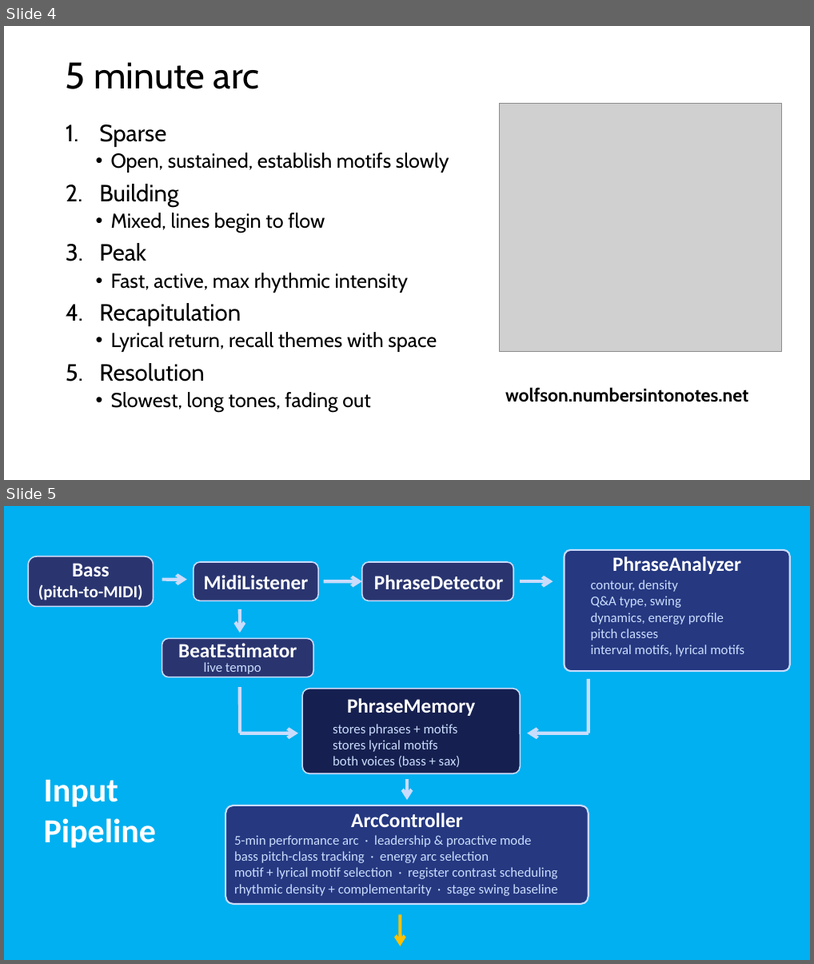
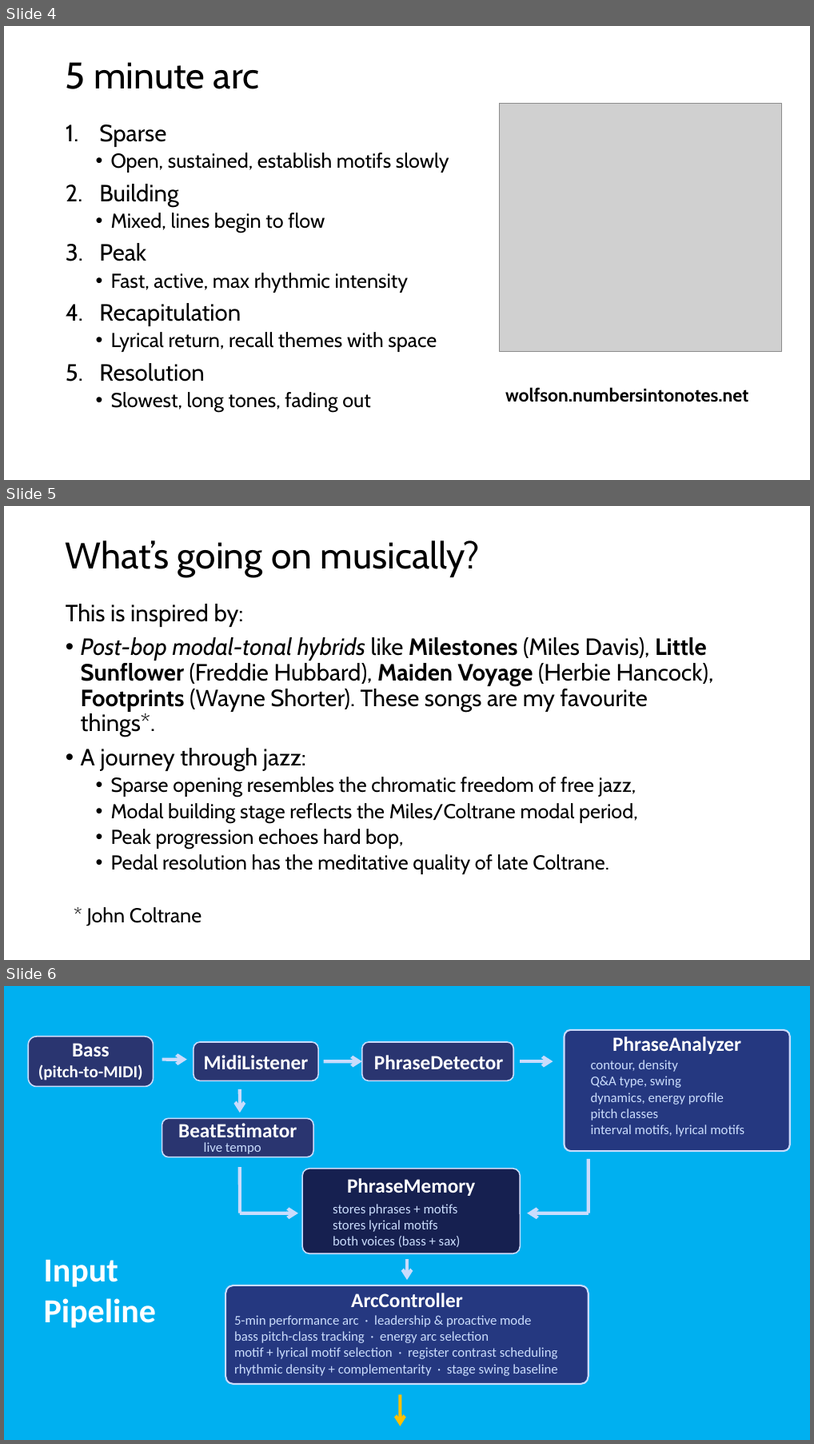
Before and after one commit to davidderoure/wolfson, a slide deck: docs/wolfson.pptx. Shown one above the other, each under a label of ours: slides 4 and 5 before the commit, slides 4, 5 and 6 after it. The pictures are 814x964 and 814x1444 pixels, drawn with LibreOffice and Linux fonts; fonts in the diff are those of the drawing; grey boxes stand for pictures. Boxes give left, top, right and bottom in pixels: in the first picture for what was removed or moved away, otherwise in the second. Text is boxed around its words. In the diff, an @@ line names an element or a change of style, - is before the commit and + after.

```diff
--- a/docs/wolfson.pptx
+++ b/docs/wolfson.pptx
@@ slide 5 added at (4,506,810,960), background #FFFFFF @@
@@ title added at (66,540,481,577), 44 pt, text #000000 @@
+What’s going on musically?
@@ text added at (66,604,714,874), 28 pt, text #000000 @@
+This is inspired by:
+• Post-bop modal-tonal hybrids like Milestones (Miles Davis), Little Sunflower (Freddie Hubbard), Maiden Voyage (Herbie Hancock), Footprints (Wayne Shorter). These songs are my favourite things*.
+• A journey through jazz:
+  • Sparse opening resembles the chromatic freedom of free jazz,
+  • Modal building stage reflects the Miles/Coltrane modal period,
+  • Peak progression echoes hard bop,
+  • Pedal resolution has the meditative quality of late Coltrane.
@@ text added at (87,907,202,926), 24 pt, text #000000 @@
+* John Coltrane
@@ what was slide 5 is now slide 6 @@
```
Also in this commit, not shown: 1 slide changed, 1 other file.
